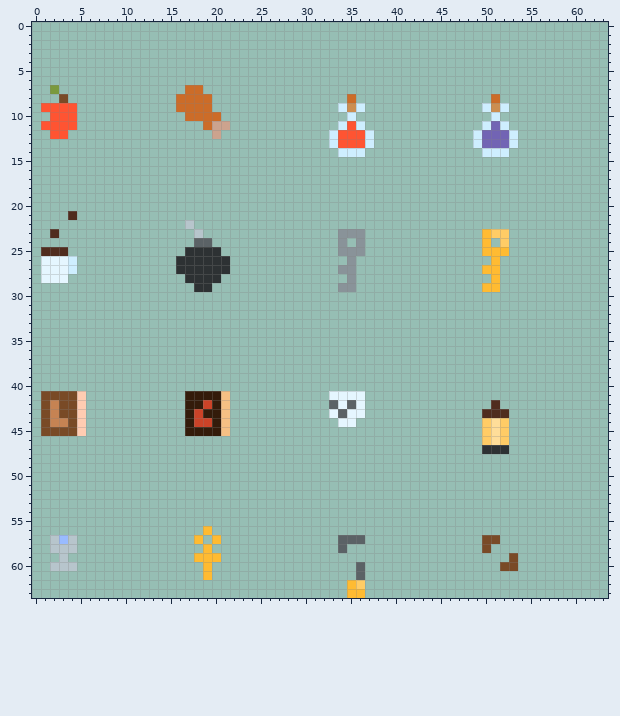
Pixel-art sprite -- Priset/Assets/Resources/AnimatedPixelPack/Items/Items.png. Above is the file before it was changed.
The file is 64x64 pixels.
After:
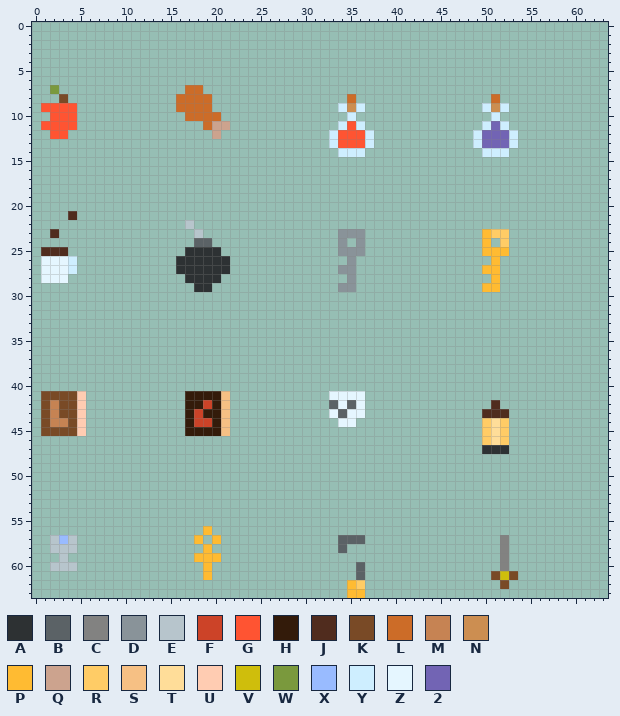
Palette (. is transparent): A #2d3133  B #5b6266  C #828281  D #899399  E #b7c5cc  F #cc4328  G #ff5432  H #331b0a  J #502c1e  K #794a26  L #cc6c28  M #c68353  N #cc8e51  P #ffbb32  Q #cca38e  R #ffcc66  S #f6c084  T #ffdd99  U #ffccb2  V #cfbe0c  W #7a993d  X #99bbff  Y #ceeeff  Z #e5f6ff  2 #7264b4
The exact change:
@@ x 48..55 @@
 56 ........
-57 ..KK....
-58 ..K.....
-59 .....K..
-60 ....KK..
-61 ........
-62 ........
+57 ....C...
+58 ....C...
+59 ....C...
+60 ....C...
+61 ...KVK..
+62 ....K...
 63 ........
